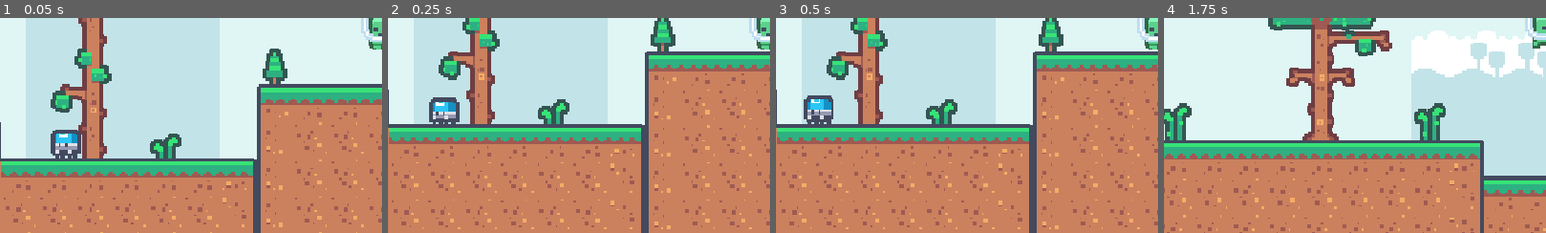
Above: before the commit, frames 1-4 (left to right).
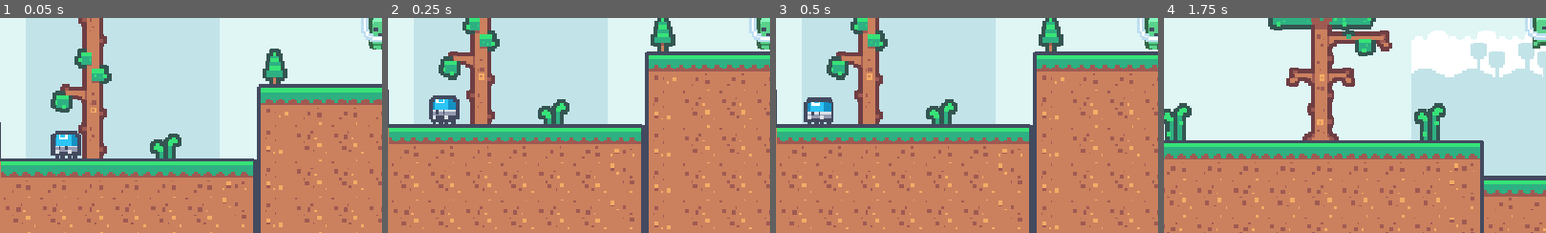
Above: after the commit, the same moments.

Repository: bbbbblueeeee/ISCS-30.14-Game2
Game: Godot game, scene res://Scenes/game_controller.tscn
Same seed, same stepped clock (60 frames per second), same inputs: the game is played once before the commit and once after it.
Inputs:
- Up to frame 1 (0.05 s): no input
- Up to frame 2 (0.25 s): no input
- Up to frame 3 (0.5 s): no input
- Up to frame 4 (1.75 s): tap Enter (ui_accept) at 0.5, 0.77, 1.52 s; hold Right (ui_right) from 0.53 s (still down)
The pictures show only the part of the screen within x 0-50%, y 48-98%; the shares and areas given below are measured in that part.

The runs differ from the first frame. In frame 1, 0.3% of the frame differs, in the area x 13-22%, y 52-64%; in frame 2, 0.4%, in the area x 10-19%, y 36-49%; in frame 3, 0.4%; in frame 4, nothing differs.

Commit message:
added enemy death

Diff:
--- a/iscs-30.14---game-2--2d-platformer/Scenes/enemy.tscn
+++ b/iscs-30.14---game-2--2d-platformer/Scenes/enemy.tscn
@@ -23,15 +23,27 @@
 [sub_resource type="SpriteFrames" id="SpriteFrames_pqqld"]
 animations = [{
 "frames": [{
-"duration": 1.0,
+"duration": 2.0,
 "texture": SubResource("AtlasTexture_1f0kj")
 }, {
-"duration": 5.0,
+"duration": 3.0,
+"texture": SubResource("AtlasTexture_afpow")
+}, {
+"duration": 2.0,
+"texture": SubResource("AtlasTexture_1f0kj")
+}, {
+"duration": 3.0,
+"texture": SubResource("AtlasTexture_afpow")
+}, {
+"duration": 2.0,
+"texture": SubResource("AtlasTexture_1f0kj")
+}, {
+"duration": 3.0,
 "texture": SubResource("AtlasTexture_afpow")
 }],
-"loop": 1,
+"loop": 0,
 "name": &"death",
-"speed": 10.0
+"speed": 15.0
 }, {
 "frames": [{
 "duration": 1.0,
@@ -57,9 +69,10 @@
 
 [node name="AnimatedSprite2D" type="AnimatedSprite2D" parent="." unique_id=1566523230]
 sprite_frames = SubResource("SpriteFrames_pqqld")
-animation = &"walking"
+animation = &"death"
 autoplay = "walking"
-frame_progress = 0.8290698
+frame = 5
+frame_progress = 1.0
 
 [node name="Killzone" parent="." unique_id=1016709235 instance=ExtResource("2_afpow")]
 
--- a/iscs-30.14---game-2--2d-platformer/Scripts/character.gd
+++ b/iscs-30.14---game-2--2d-platformer/Scripts/character.gd
@@ -50,7 +50,6 @@
 
 		move_and_slide()
 
-
 func is_jumping_on_ground():
 	return Input.is_action_just_pressed("ui_accept") and is_on_floor()
 
@@ -59,6 +58,9 @@
 
 func unlock_double_jump():
 	double_jump_unlocked = true
+
+func jump_on_enemy():
+	velocity.y = JUMP_VELOCITY
 
 func death():
 	if is_alive:
--- a/iscs-30.14---game-2--2d-platformer/Scripts/killzone.gd
+++ b/iscs-30.14---game-2--2d-platformer/Scripts/killzone.gd
@@ -3,11 +3,28 @@
 # To use it, drag this scene from the Scenes folder into any node that
 # will have a killzone. Then, add a CollisionShape2D child node to it
 # and set its shape. This should make the Killzone work.
-
+var enemy_dying: bool = false
 
 func _on_body_entered(_body: Node2D) -> void:
-	print("Death!")
-	SignalBus.player_died.emit()
+	if enemy_dying:
+		return
+	else:
+		var y_delta = global_position.y - _body.global_position.y
+		print(y_delta)
+		if (y_delta > 10):
+			enemy_dying = true
+			print ("kill enemy")
+			_body.jump_on_enemy()
+			var enemy = get_parent()
+			var enemy_sprite = enemy.get_node_or_null("AnimatedSprite2D")
+			#$".".set_deferred("disabled", true)
+			enemy.set_physics_process(false)
+			enemy_sprite.play("death")
+			await enemy_sprite.animation_finished
+			enemy.queue_free()
+		else:
+			print("Death!")
+			SignalBus.player_died.emit()
 
 # Useless function. Erase this + the Timer at the end when you're sure of
 # no bugs.
